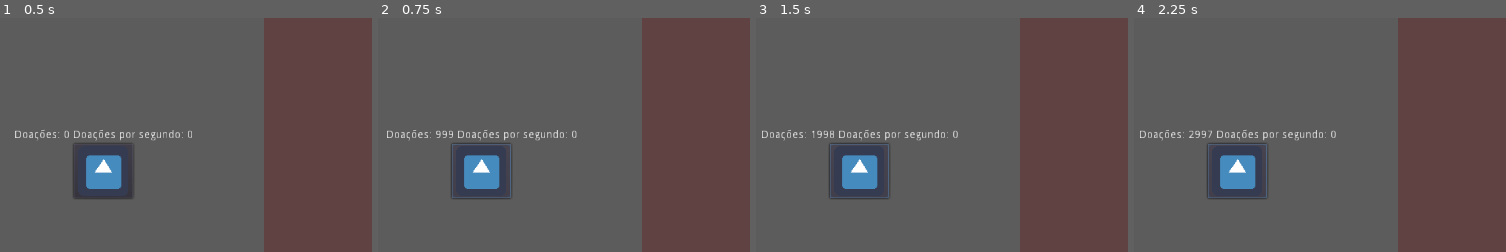
Above: before the commit, frames 1-4 (left to right).
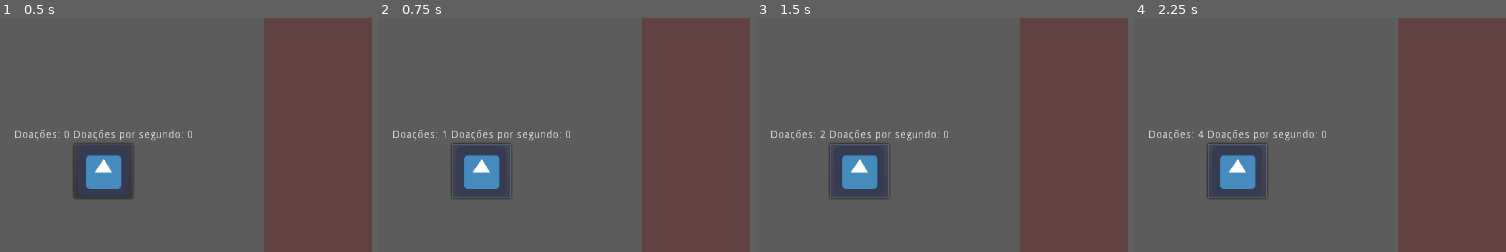
Above: after the commit, the same moments.

Repository: LeonardoBevilacqua/Blood-clicker
Game: Godot game, scene res://scenes/mainGame.tscn
Same seed, same stepped clock (60 frames per second), same inputs: the game is played once before the commit and once after it. Before the commit the project has no main scene; this scene is started directly in both runs. The engine's default icon, where the game draws it, is replaced by a stand-in: a white triangle on a blue panel in a dark square.
Inputs (mouse positions are % of the whole screen's width and height, from its top left):
- Up to frame 1 (0.5 s): no input
- Up to frame 2 (0.75 s): click (14, 52) at 0.5 s
- Up to frame 3 (1.5 s): click (14, 52) at 1.25 s
- Up to frame 4 (2.25 s): click (14, 52) at 2 s
The pictures show only the part of the screen within x 0-50%, y 19-69%; the shares and areas given below are measured in that part.

Frame 1 is identical in both runs. In frame 2, 0.6% of the frame differs, in the area x 2-54%, y 47-53%; in frame 3, 0.9%; in frame 4, 0.9%, in the area x 1-55%, y 47-53%.

Commit message:
Contar por clique e por segundos

Diff:
--- a/project.godot
+++ b/project.godot
@@ -16,6 +16,7 @@
 [application]
 
 config/name="Blood-clicker"
+run/main_scene="res://scenes/mainGame.tscn"
 config/icon="res://icon.png"
 
 [display]
--- a/scenes/mainGame.tscn
+++ b/scenes/mainGame.tscn
@@ -1,10 +1,12 @@
-[gd_scene load_steps=2 format=2]
+[gd_scene load_steps=3 format=2]
 
-[ext_resource path="res://scenes/ClickerPanel.tscn" type="PackedScene" id=1]
+[ext_resource path="res://scripts/mainGame.gd" type="Script" id=1]
+[ext_resource path="res://scenes/ClickerPanel.tscn" type="PackedScene" id=2]
 
 [node name="Node" type="Node"]
+script = ExtResource( 1 )
 
-[node name="ClickerPanel" parent="." instance=ExtResource( 1 )]
+[node name="ClickerPanel" parent="." instance=ExtResource( 2 )]
 
 [node name="UpgradePanel" type="Control" parent="."]
 margin_left = 409.6
@@ -15,3 +17,7 @@
 anchor_right = 1.0
 anchor_bottom = 1.0
 color = Color( 0.384314, 0.262745, 0.262745, 1 )
+
+[node name="Timer" type="Timer" parent="."]
+autostart = true
+[connection signal="timeout" from="Timer" to="." method="_on_Timer_timeout"]
--- a/scripts/ClickerPanel.gd
+++ b/scripts/ClickerPanel.gd
@@ -1,19 +1,9 @@
 extends Node
 
-# Declare member variables here. Examples:
-# var a = 2
-# var b = "text"
-var counter = 0;
-
-# Called when the node enters the scene tree for the first time.
-func _ready():
-	pass # Replace with function body.
-
-# Called every frame. 'delta' is the elapsed time since the previous frame.
-#func _process(delta):
-#	pass
-
+signal update_counter
 
 func _on_Button_pressed():
-	counter += 999;
-	$Control/Rows/LabelsColumn/Counter.text = str("Doações: ", counter);
+	emit_signal("update_counter")
+
+func updateCounterLabel(counter):
+	$Control/Rows/LabelsColumn/Counter.text = str("Doações: ", counter)
--- /dev/null
+++ b/scripts/mainGame.gd
@@ -0,0 +1,22 @@
+extends Node
+
+var counter
+var counterPerClick
+var counterPerSecond
+
+func _ready():
+	self.counter = 0
+	self.counterPerClick = 1
+	self.counterPerSecond = 0.5
+	$ClickerPanel.connect("update_counter", self, "updateCounter")
+
+func updateCounter():
+	self.counter += self.counterPerClick
+	self.updateCounterLabel()
+
+func _on_Timer_timeout():
+	self.counter += self.counterPerSecond
+	self.updateCounterLabel()
+
+func updateCounterLabel():
+	$ClickerPanel.updateCounterLabel(int(counter))
